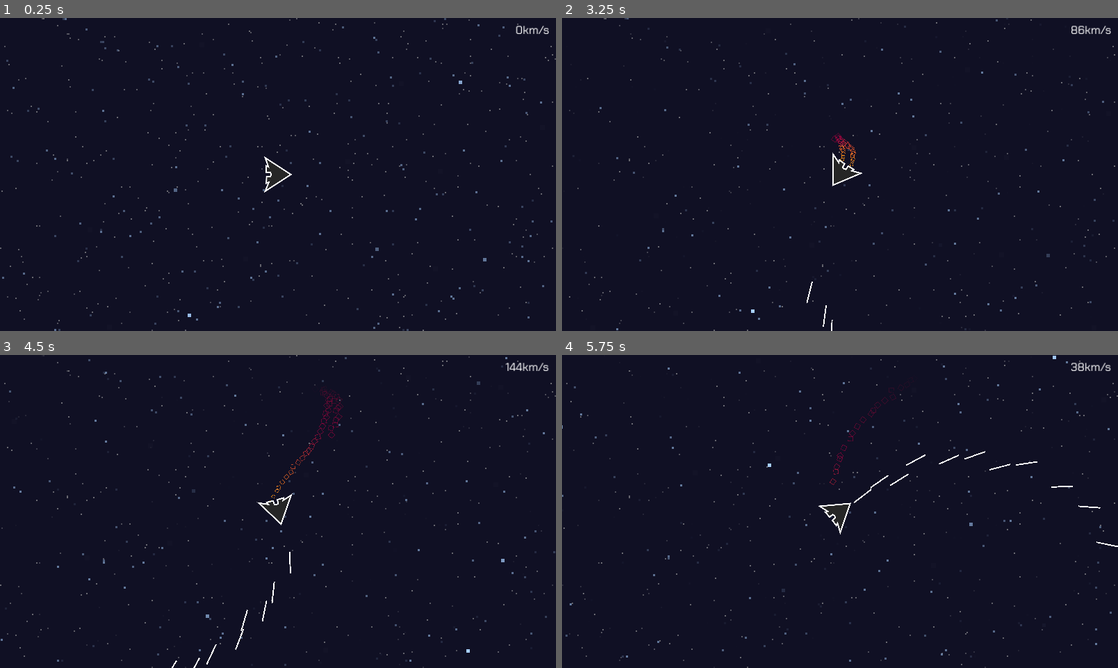
Above: before the commit, frames 1-4 (two rows, left to right).
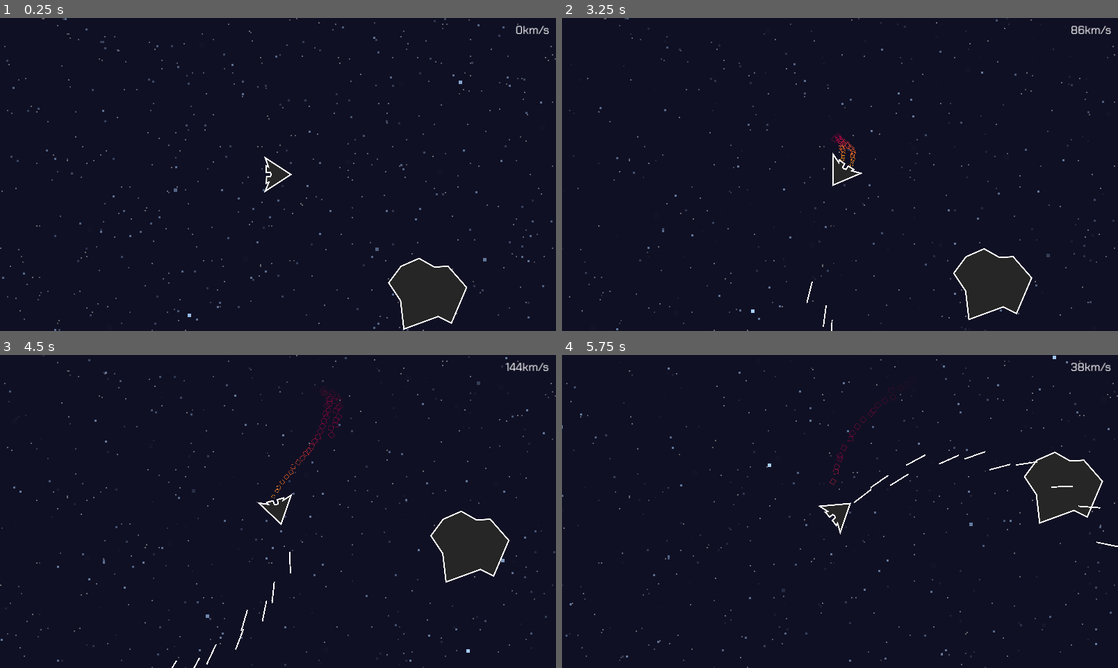
Above: after the commit, the same moments.

Repository: JoeZlonicky/asteroid-miner-prototype
Game: Godot game, scene res://game/game.tscn
The game is run twice, just before and just after one commit, with the same random seed, the same clock (stepped at 60 frames per second) and the same inputs.
Inputs:
- Up to frame 1 (0.25 s): no input
- Up to frame 2 (3.25 s): tap Enter at 0.5 s; hold D (turn_right) 0.53-1.28 s; hold Space (shoot) 0.53-1.28 s; hold S (slow_down) 1.28-2.03 s; tap Space (shoot) at 1.35, 2.85 s; hold D (turn_right) 2.03-2.78 s; hold Space (shoot) 2.03-2.78 s; hold W (move_forward) from 2.78 s (still down)
- Up to frame 3 (4.5 s): release W (move_forward) at 3.53 s; hold Space (shoot) 3.53-4.28 s; hold A (turn_left) from 3.53 s (still down); tap Space (shoot) at 4.35 s
- Up to frame 4 (5.75 s): release A (turn_left) at 5.03 s; hold S (slow_down) from 5.03 s (still down); hold Space (shoot) from 5.03 s (still down)

The runs differ from the first frame. In frame 1, 0.2% of the frame differs, in the area x 69-84%, y 76-100%; in frame 2, 0.2%; in frame 3, 0.2%; in frame 4, 0.2%.

Commit message:
Added basic asteroid art

Diff:
--- /dev/null
+++ b/assets/images/asteroid.svg
@@ -0,0 +1,48 @@
+<?xml version="1.0" encoding="UTF-8" standalone="no"?>
+<!-- Created with Inkscape (http://www.inkscape.org/) -->
+
+<svg
+   width="174.3316mm"
+   height="158.56702mm"
+   viewBox="0 0 174.3316 158.56702"
+   version="1.1"
+   id="svg1"
+   sodipodi:docname="asteroid.svg"
+   inkscape:version="1.3 (0e150ed6c4, 2023-07-21)"
+   xmlns:inkscape="http://www.inkscape.org/namespaces/inkscape"
+   xmlns:sodipodi="http://sodipodi.sourceforge.net/DTD/sodipodi-0.dtd"
+   xmlns="http://www.w3.org/2000/svg"
+   xmlns:svg="http://www.w3.org/2000/svg">
+  <sodipodi:namedview
+     id="namedview1"
+     pagecolor="#0d0d0d"
+     bordercolor="#000000"
+     borderopacity="0.25"
+     inkscape:showpageshadow="2"
+     inkscape:pageopacity="0.0"
+     inkscape:pagecheckerboard="0"
+     inkscape:deskcolor="#d1d1d1"
+     inkscape:document-units="mm"
+     inkscape:zoom="0.091423787"
+     inkscape:cx="-929.73616"
+     inkscape:cy="1460.2327"
+     inkscape:window-width="1920"
+     inkscape:window-height="1017"
+     inkscape:window-x="1912"
+     inkscape:window-y="-8"
+     inkscape:window-maximized="1"
+     inkscape:current-layer="layer1" />
+  <defs
+     id="defs1" />
+  <g
+     inkscape:label="Layer 1"
+     inkscape:groupmode="layer"
+     id="layer1"
+     transform="translate(5.3239993,-69.192157)">
+    <path
+       style="fill:#262626;stroke:#ffffff;stroke-width:3;stroke-dasharray:none"
+       d="M -3.4894253,124.40686 23.425891,88.255984 63.073303,70.867264 96.354671,89.678504 126.742,88.231464 167.25845,134.53598 133.97707,212.67482 105.03676,198.20466 29.791939,225.69798 22.556867,163.4763 Z"
+       id="path1"
+       sodipodi:nodetypes="ccccccccccc" />
+  </g>
+</svg>
--- a/game/game.tscn
+++ b/game/game.tscn
@@ -1,10 +1,11 @@
-[gd_scene load_steps=9 format=3 uid="uid://fwlb35x2ys72"]
+[gd_scene load_steps=10 format=3 uid="uid://fwlb35x2ys72"]
 
 [ext_resource type="Script" path="res://game/game.gd" id="1_rx8ei"]
 [ext_resource type="PackedScene" uid="uid://cac3tpqtq4fos" path="res://game/background/background.tscn" id="2_erpy7"]
 [ext_resource type="FontFile" uid="uid://d4ghy2wdms8ms" path="res://assets/fonts/ChakraPetch-Regular.ttf" id="4_26d38"]
 [ext_resource type="PackedScene" uid="uid://b3y64k6mykthg" path="res://lost_transmission/lost_transmission.tscn" id="4_knh08"]
 [ext_resource type="PackedScene" uid="uid://bvsf1cud8uuvo" path="res://player/player.tscn" id="5_aldug"]
+[ext_resource type="Texture2D" uid="uid://p6vmxt5j72er" path="res://assets/images/asteroid.svg" id="6_mboyv"]
 
 [sub_resource type="Animation" id="Animation_kryqb"]
 length = 0.001
@@ -93,7 +94,6 @@
 remote_path = NodePath("../../Camera2D")
 
 [node name="Camera2D" type="Camera2D" parent="."]
-position = Vector2(51, 3)
 
 [node name="HUD" type="CanvasLayer" parent="."]
 
@@ -135,3 +135,8 @@
 libraries = {
 "": SubResource("AnimationLibrary_r017c")
 }
+
+[node name="Sprite2D" type="Sprite2D" parent="."]
+position = Vector2(310, 247)
+scale = Vector2(0.25, 0.25)
+texture = ExtResource("6_mboyv")
--- /dev/null
+++ b/player/equipment/laser/laser.tscn
@@ -0,0 +1,29 @@
+[gd_scene load_steps=2 format=3 uid="uid://dnbdh6jy7k1v2"]
+
+[ext_resource type="PackedScene" uid="uid://36fb4ausy3u8" path="res://player/equipment/equipment.tscn" id="1_28j7r"]
+
+[node name="Laser" instance=ExtResource("1_28j7r")]
+
+[node name="RayCast2D" type="RayCast2D" parent="." index="0"]
+rotation = -1.57079
+
+[node name="ColorRect" type="ColorRect" parent="." index="1"]
+offset_left = -1.0
+offset_top = -16.0
+offset_right = 3.0
+offset_bottom = 160.0
+rotation = -1.46394
+
+[node name="ColorRect2" type="ColorRect" parent="." index="2"]
+offset_left = -1.0
+offset_top = 19.0
+offset_right = 3.0
+offset_bottom = 195.0
+rotation = -1.66349
+
+[node name="ColorRect3" type="ColorRect" parent="." index="3"]
+offset_left = 167.0
+offset_top = 7.0
+offset_right = 180.0
+offset_bottom = 20.0
+rotation = -1.66349
--- a/player/player.tscn
+++ b/player/player.tscn
@@ -1,8 +1,9 @@
-[gd_scene load_steps=6 format=3 uid="uid://bvsf1cud8uuvo"]
+[gd_scene load_steps=7 format=3 uid="uid://bvsf1cud8uuvo"]
 
 [ext_resource type="Script" path="res://player/player.gd" id="1_dvebg"]
 [ext_resource type="Texture2D" uid="uid://bsivagbf4f1jm" path="res://assets/images/player_ship.svg" id="2_p65gm"]
 [ext_resource type="PackedScene" uid="uid://clydoun60iql" path="res://player/equipment/blaster/blaster.tscn" id="3_45gt5"]
+[ext_resource type="PackedScene" uid="uid://dnbdh6jy7k1v2" path="res://player/equipment/laser/laser.tscn" id="4_3lho6"]
 [ext_resource type="PackedScene" uid="uid://c5xxfcf4yrqqj" path="res://player/equipment/thrusters/thrusters.tscn" id="4_b6qkp"]
 
 [sub_resource type="CircleShape2D" id="CircleShape2D_2wm4o"]
@@ -21,6 +22,9 @@
 [node name="Thrusters" parent="." instance=ExtResource("4_b6qkp")]
 position = Vector2(-6, 0)
 
+[node name="Laser" parent="." instance=ExtResource("4_3lho6")]
+visible = false
+
 [node name="Sprite2D" type="Sprite2D" parent="."]
 rotation = 1.5708
 scale = Vector2(0.25, 0.25)
Not shown, added: assets/images/asteroid.svg.import
